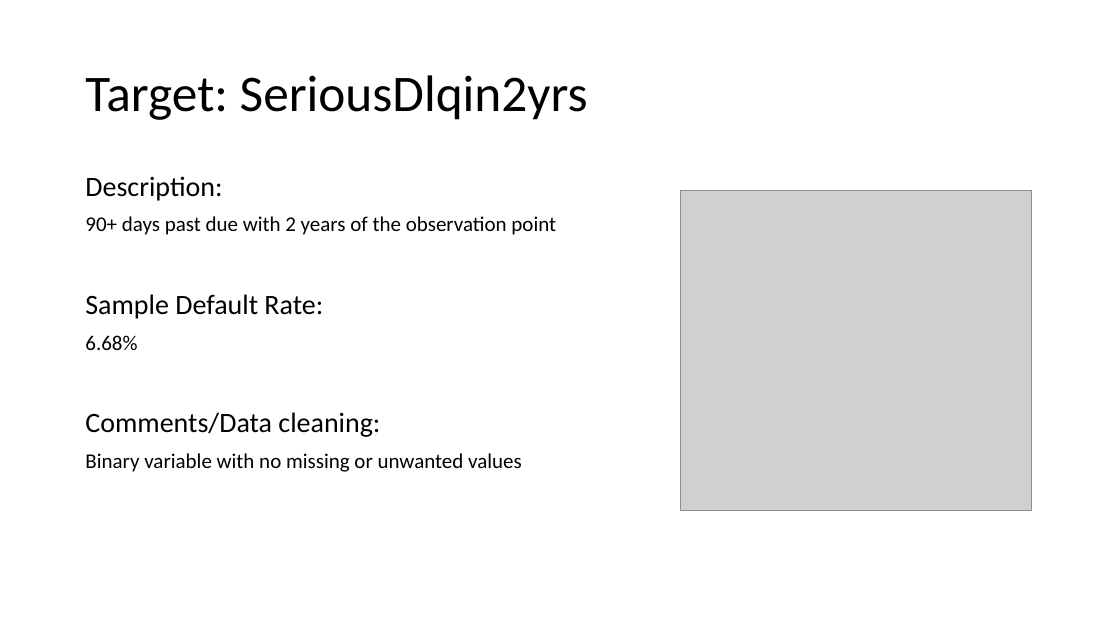
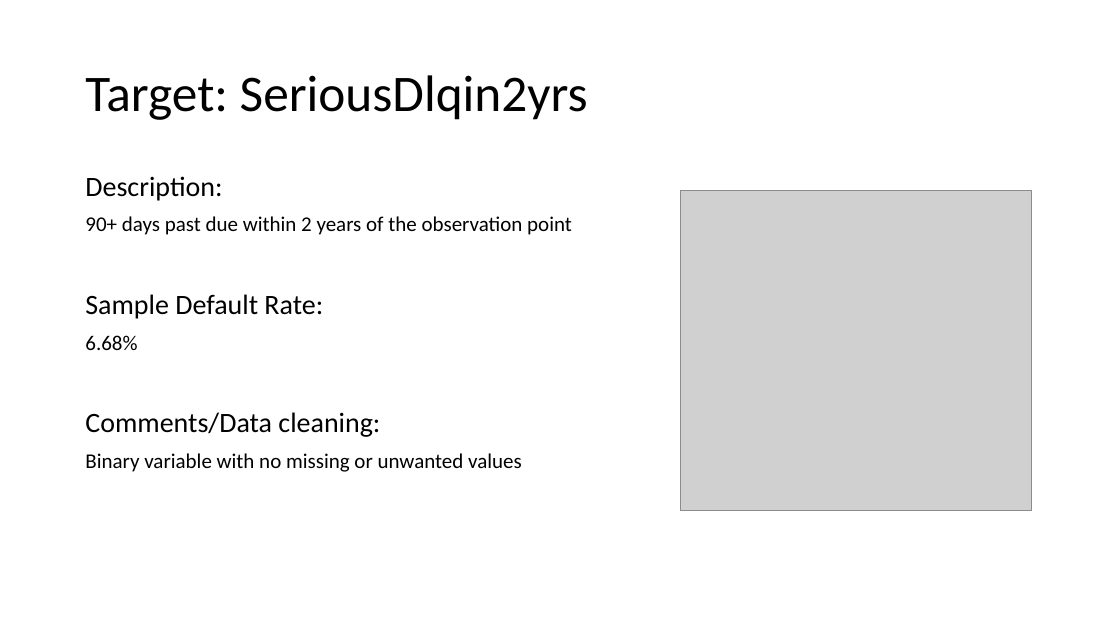
Before and after one commit to matthewjones-perth/givemesomecredit, a slide deck: slide 9 of Paidy Dataset Exercise.pptm. Drawn at 1120x630 pixels with LibreOffice and Linux fonts; fonts in the diff are those of the drawing; grey boxes stand for pictures. Boxes give left, top, right and bottom in pixels: in the first picture for what was removed or moved away, otherwise in the second. Text is boxed around its words. In the diff, an @@ line names an element or a change of style, - is before the commit and + after.

```diff
--- a/Paidy Dataset Exercise.pptm
+++ b/Paidy Dataset Exercise.pptm
@@ text at box(85, 216, 572, 235): text changed @@
-90+ days past due with 2 years of the observation point
+90+ days past due within 2 years of the observation point
```
Also in this commit, not shown: 12 other slides changed.
